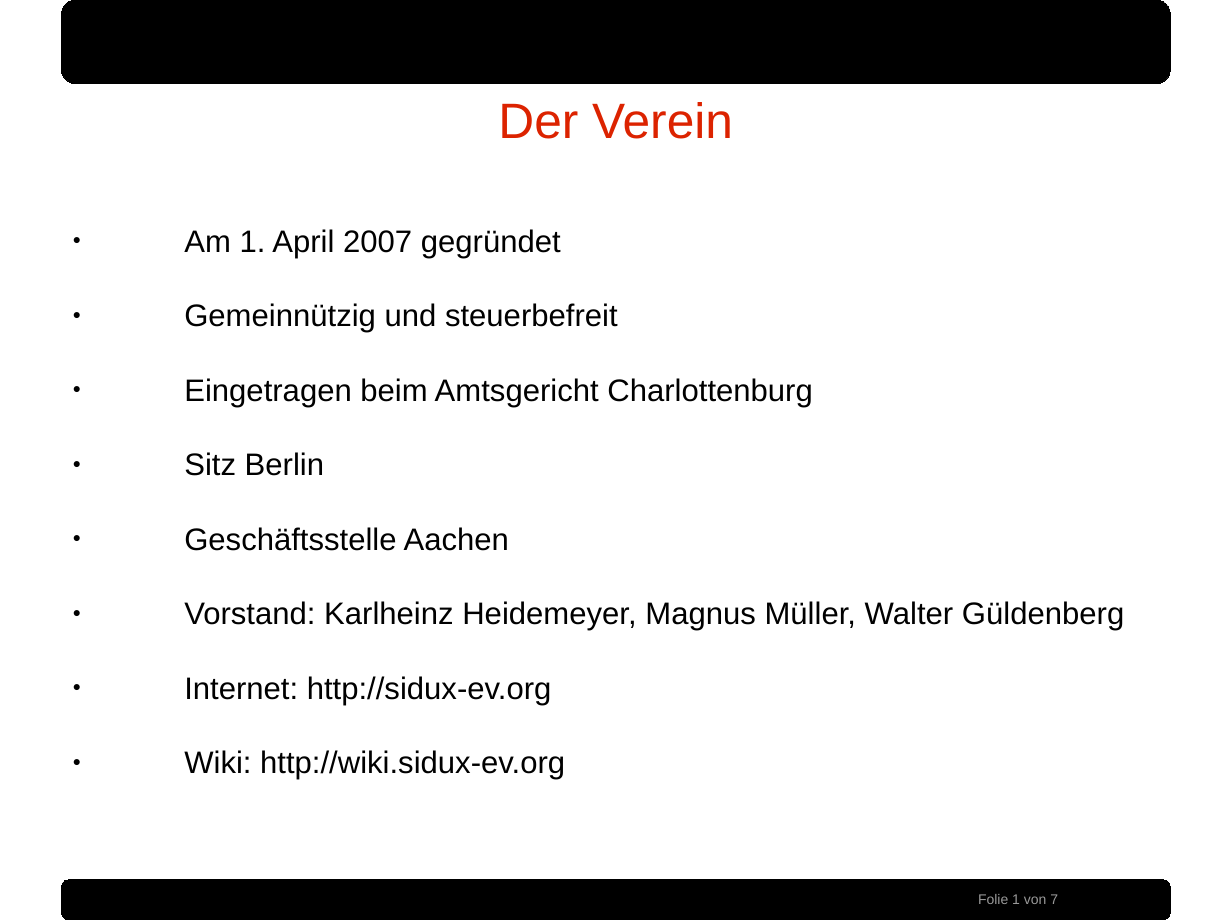
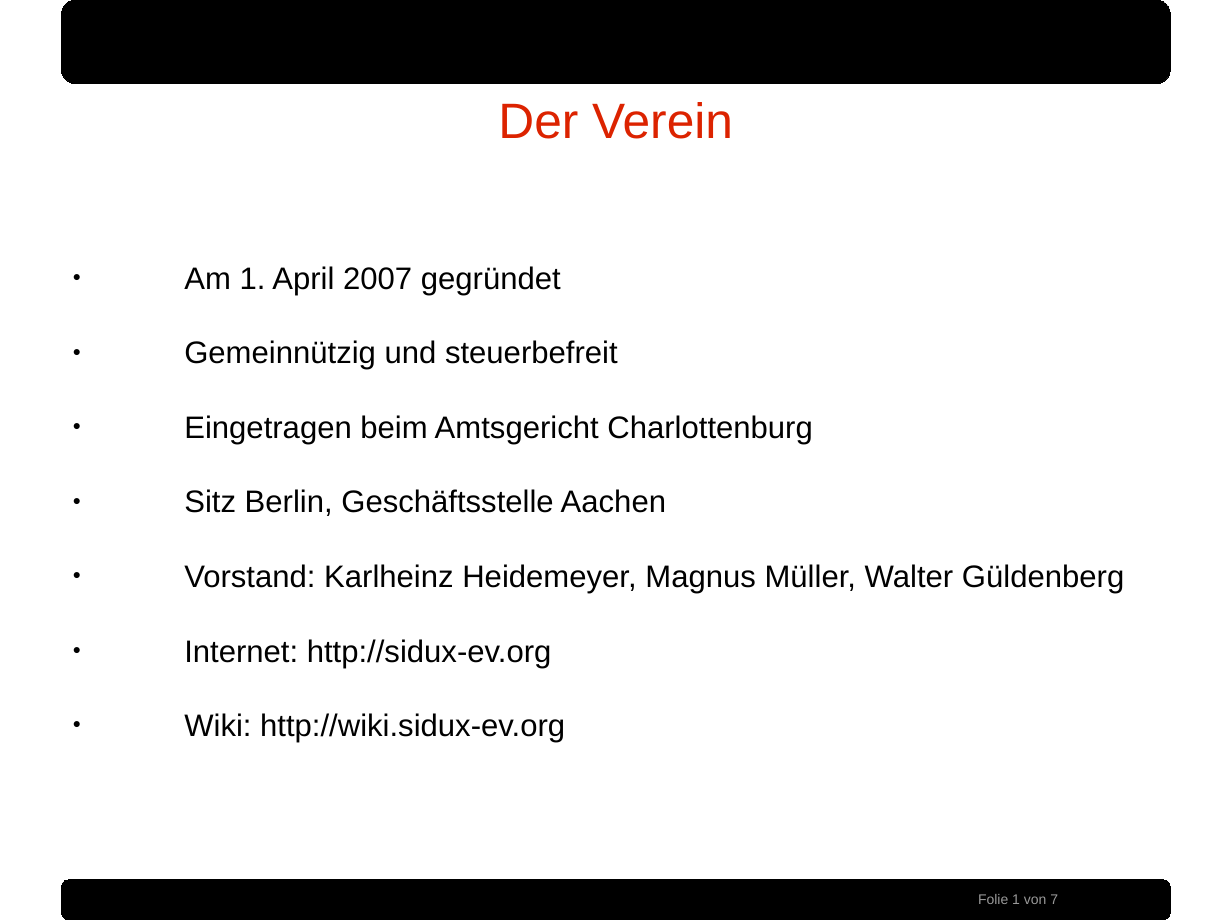
Before and after one commit to sidux-ev/praesentation, a slide deck: slide 1 of bin/froscon2012.odp. Drawn at 1232x924 pixels with LibreOffice and Linux fonts; fonts in the diff are those of the drawing; background and template pictures are left out. Boxes give left, top, right and bottom in pixels: in the first picture for what was removed or moved away, otherwise in the second. Text is boxed around its words. In the diff, an @@ line names an element or a change of style, - is before the commit and + after.

```diff
--- a/bin/froscon2012.odp
+++ b/bin/froscon2012.odp
@@ text at [184, 489, 666, 516]: text changed @@
-● Sitz Berlin
-● Geschäftsstelle Aachen
+● Sitz Berlin, Geschäftsstelle Aachen
```
Also in this commit, not shown: 2 other slides changed.
